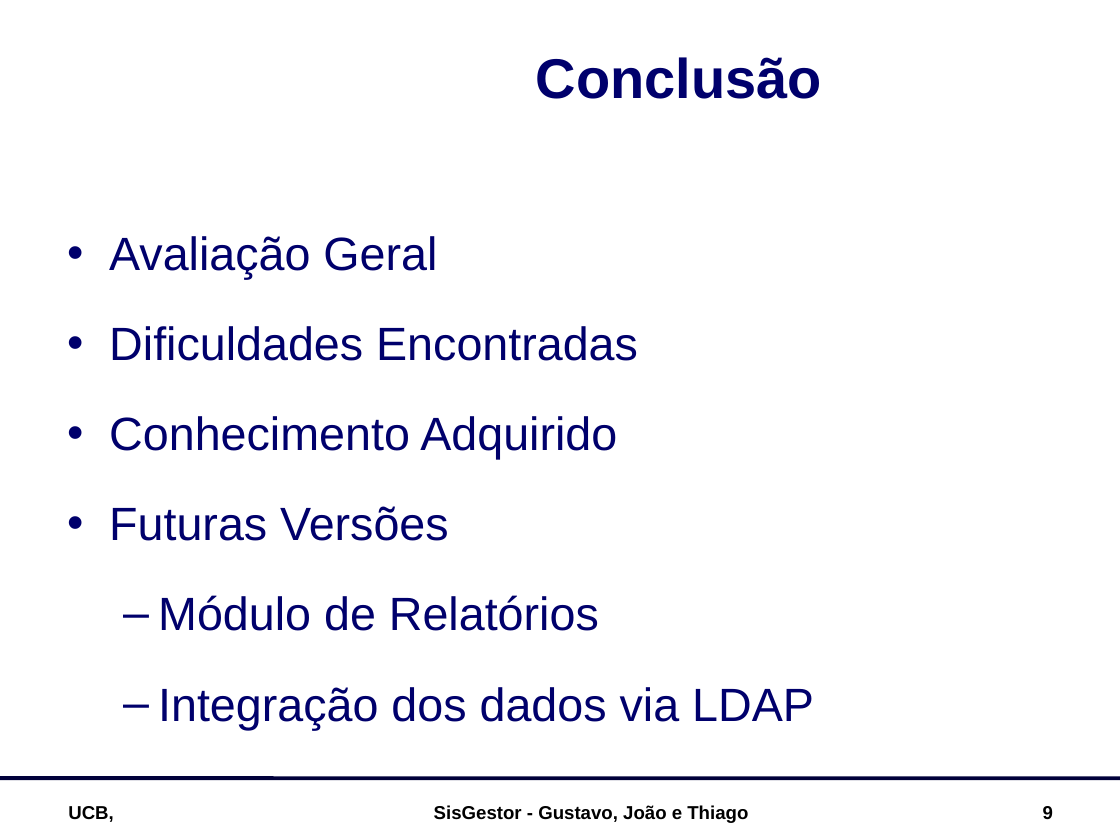
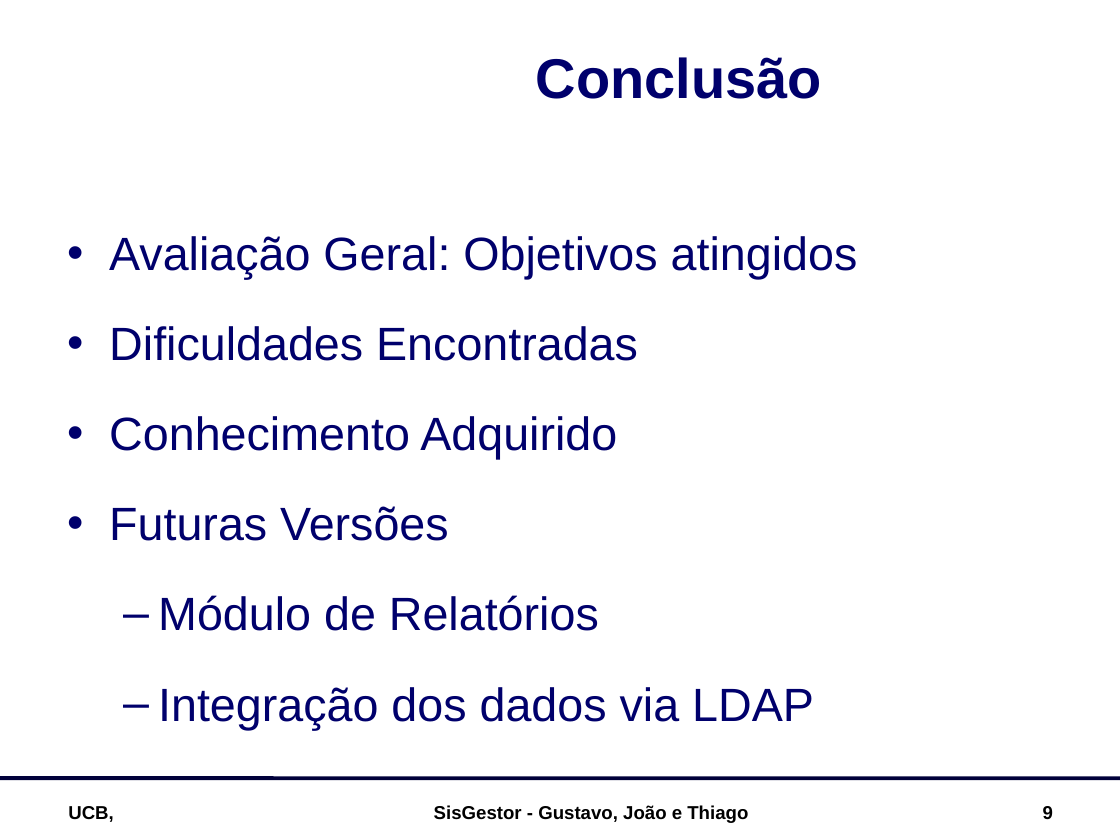
Before and after one commit to luciahsp/sisgestor, a slide deck: slide 9 of documentacao/SisGestor_Apresentação.ppt. Drawn at 1120x840 pixels with LibreOffice and Linux fonts; fonts in the diff are those of the drawing; background and template pictures are left out. Boxes give left, top, right and bottom in pixels: in the first picture for what was removed or moved away, otherwise in the second. Text is boxed around its words. In the diff, an @@ line names an element or a change of style, - is before the commit and + after.

```diff
--- a/documentacao/SisGestor_Apresentação.ppt
+++ b/documentacao/SisGestor_Apresentação.ppt
@@ text at <box>109,236,858,279</box>: text changed @@
-• Avaliação Geral
+• Avaliação Geral: Objetivos atingidos
```
Also in this commit, not shown: 2 other slides changed, 1 other file.
